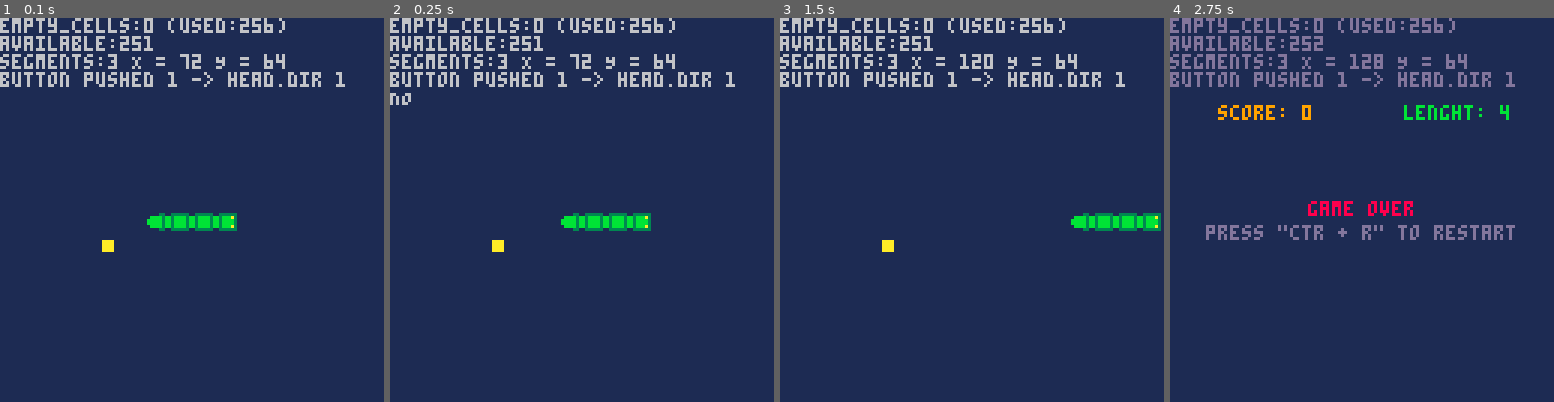
Above: before the commit, frames 1-4 (left to right).
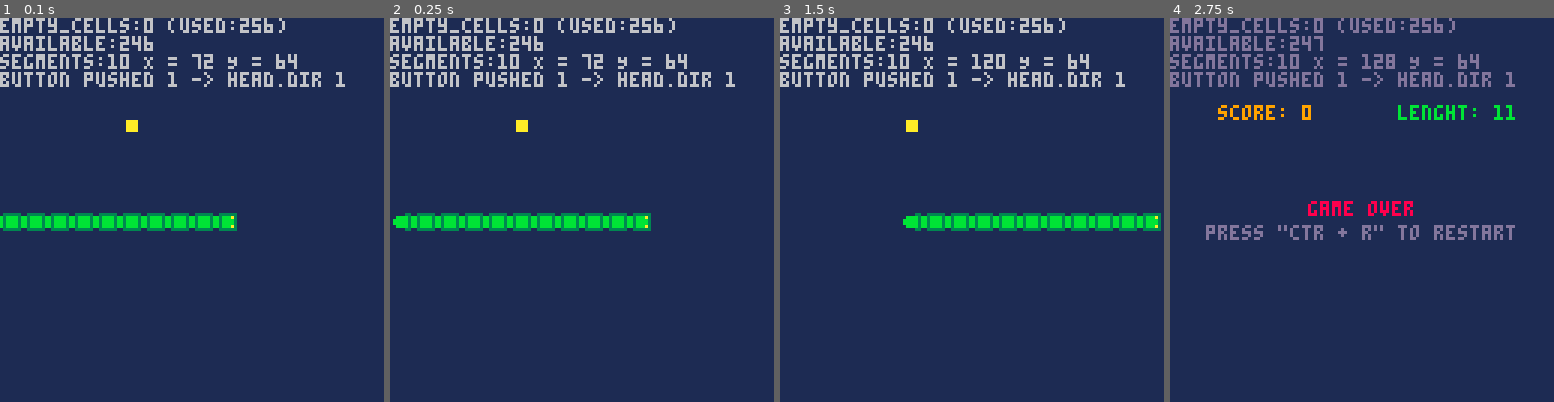
Above: after the commit, the same moments.

Repository: kakardo/Pico-8
Game: PICO-8 cartridge game carts/01 grone orm (snake clone)/snake.p8
Two runs of this game, one before a commit and one after it. Both use one fixed random seed, a clock stepped at 60 frames per second and the inputs below.
Inputs:
- Up to frame 1 (0.1 s): no input
- Up to frame 2 (0.25 s): no input
- Up to frame 3 (1.5 s): tap X (X key) at 0.33, 1.07 s; tap O (Z key) at 0.7 s
- Up to frame 4 (2.75 s): hold Right 1.6-2.1 s; tap O (Z key) at 1.7, 2.1, 2.5 s; tap X (X key) at 1.85 s; hold Up 2.15-2.42 s; hold Right from 2.47 s (still down)

The runs differ from the first frame. In frame 1, 2.7% of the frame differs, in the area x 0-78%, y 4-61%; in frame 2, 3.0%; in frame 3, 2.9%; in frame 4, 1.3%.

Commit message:
Fix: Assign shape to new last segment after growing

Diff:
--- a/game carts/01 grone orm (snake clone)/fruit.lua
+++ b/game carts/01 grone orm (snake clone)/fruit.lua
@@ -45,6 +45,15 @@
 		add(body.x, body.last_tail_pos_x)
 		add(body.y, body.last_tail_pos_y)
 
+		-- Assign shape for new last segment (after growing)
+		local previouse_pos = convert_coordinate_to_index(
+			body.x[body.segments-1], body.y[body.segments-1]
+		)
+		local new_pos = convert_coordinate_to_index(
+			body.x[body.segments], body.y[body.segments]
+		)
+		body.pos_dir[new_pos] = body.pos_dir[previouse_pos]
+
 		score += 10
 
 		--printh("F.X: "..fruit.x.." F.Y:"..fruit.y)
--- a/game carts/01 grone orm (snake clone)/snake.lua
+++ b/game carts/01 grone orm (snake clone)/snake.lua
@@ -15,7 +15,7 @@
 head = {}
 body = {}
 
-local snake_starting_length = 3
+local snake_starting_length = 10
 local snake_starting_coordinate = 64
 local snake_starting_direction = 1
 
@@ -91,8 +91,6 @@
 	-- TODO make it an option if player wants this safety net
 	if isTurningSafe or isForwardSafe then
 		if not isTurningSafe then
-			print("YES")
-
 			-- Remove to have snake only turn if button is
 			-- is pressed correctly on a possible path.
 			-- Include this to have snake take chosen turn when possible
@@ -104,7 +102,6 @@
 
 			move_head(new_dir)
 		else
-			print("NO")
 			head.dir = new_dir
 		end
 
